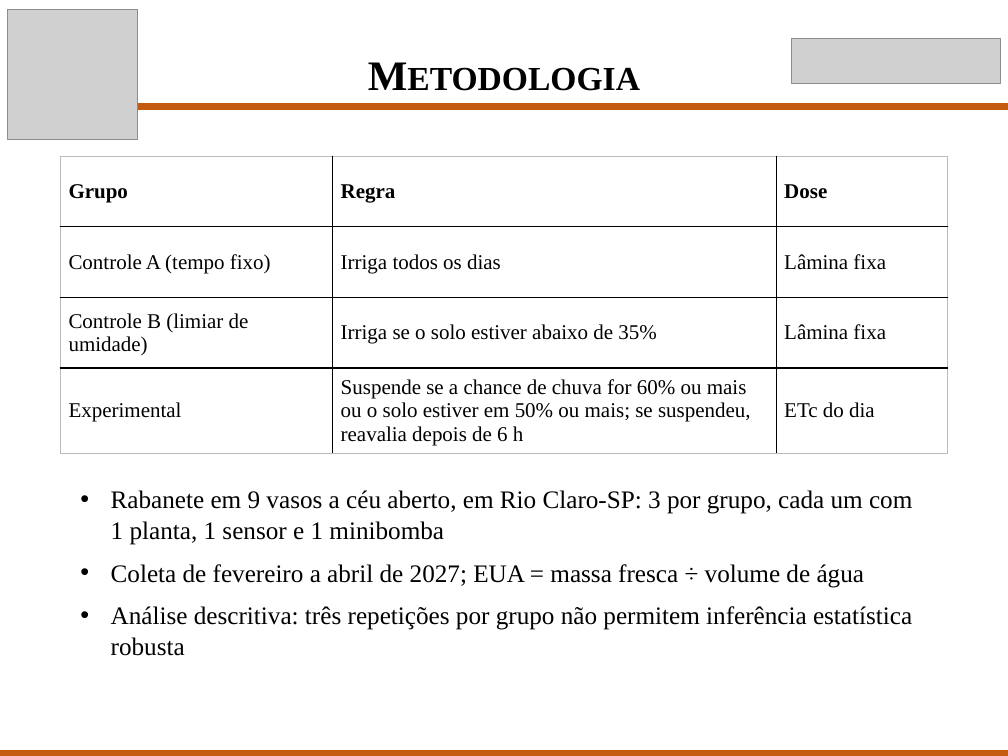
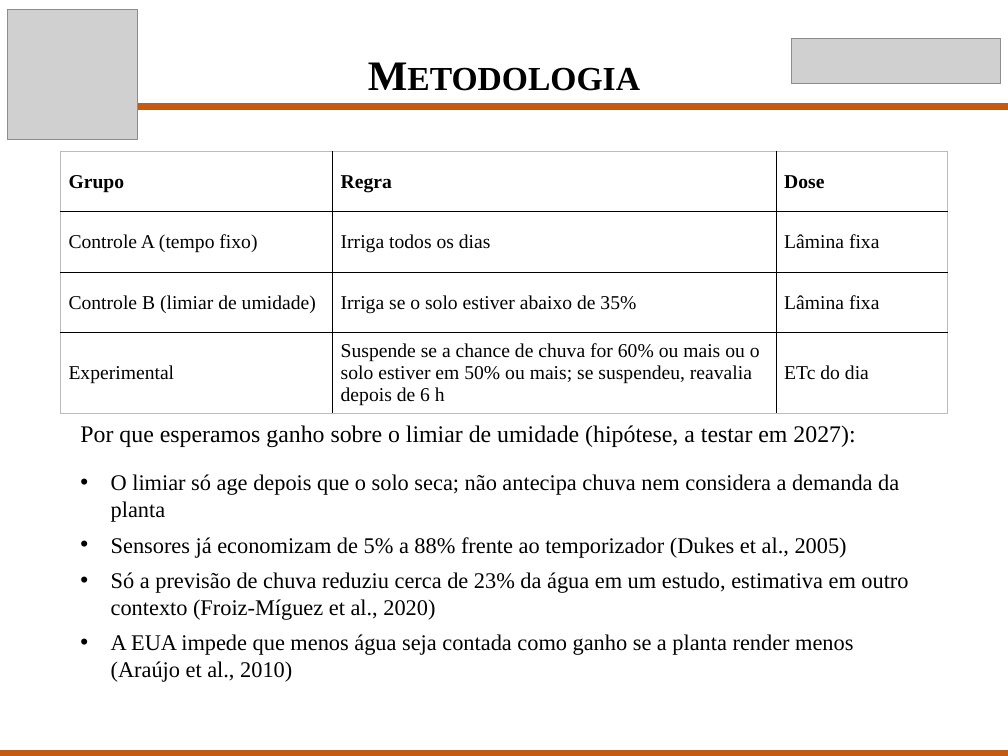
Before and after one commit to Scaglia05/irrigacao-inteligente, a slide deck: slide 8 of docs/p2/Apresentacao_TCC_P2.pptx (slide 6 before the commit). Drawn at 1008x756 pixels with LibreOffice and Linux fonts; fonts in the diff are those of the drawing; grey boxes stand for pictures. Boxes give left, top, right and bottom in pixels: in the first picture for what was removed or moved away, otherwise in the second. Text is boxed around its words. In the diff, an @@ line names an element or a change of style, - is before the commit and + after.

```diff
--- a/docs/p2/Apresentacao_TCC_P2.pptx
+++ b/docs/p2/Apresentacao_TCC_P2.pptx
@@ table at (60, 151, 948, 410) @@
@@ size 15 to 14 pt @@
@@ table: place and size @@
-table at (60, 156, 948, 449)
+table at (60, 151, 948, 410)
@@ text added at (80, 425, 855, 447), 17 pt, text #000000 @@
+Por que esperamos ganho sobre o limiar de umidade (hipótese, a testar em 2027):
@@ text at (111, 474, 908, 682): text changed; size 18 to 16 pt @@
-• Rabanete em 9 vasos a céu aberto, em Rio Claro-SP: 3 por grupo, cada um com 1 planta, 1 sensor e 1 minibomba
-• Coleta de fevereiro a abril de 2027; EUA = massa fresca ÷ volume de água
-• Análise descritiva: três repetições por grupo não permitem inferência estatística robusta
+• O limiar só age depois que o solo seca; não antecipa chuva nem considera a demanda da planta
+• Sensores já economizam de 5% a 88% frente ao temporizador (Dukes et al., 2005)
+• Só a previsão de chuva reduziu cerca de 23% da água em um estudo, estimativa em outro contexto (Froiz-Míguez et al., 2020)
+• A EUA impede que menos água seja contada como ganho se a planta render menos (Araújo et al., 2010)
```
Also in this commit, not shown: 4 other slides changed, 4 slides added, 1 other file.
